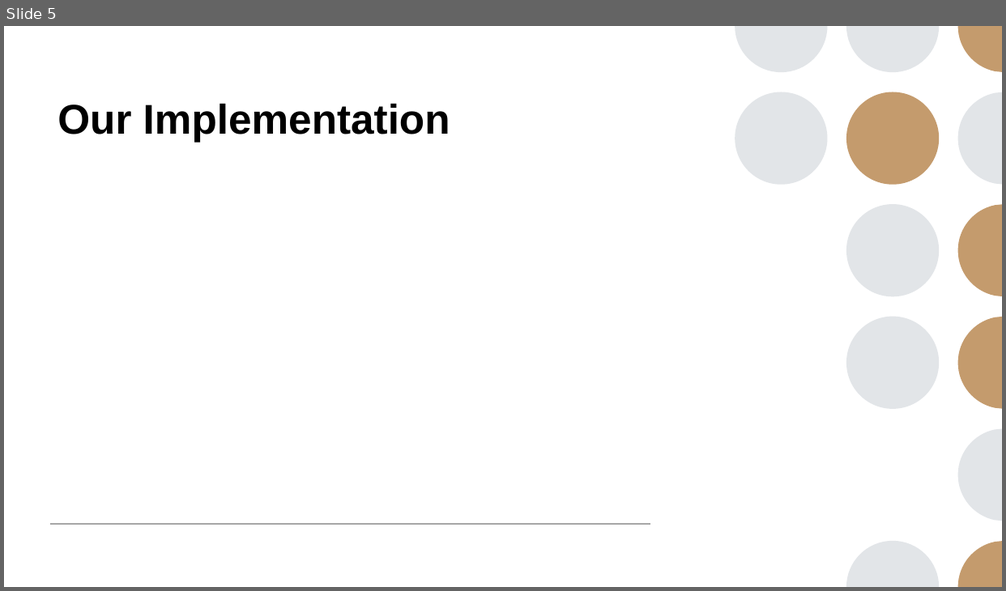
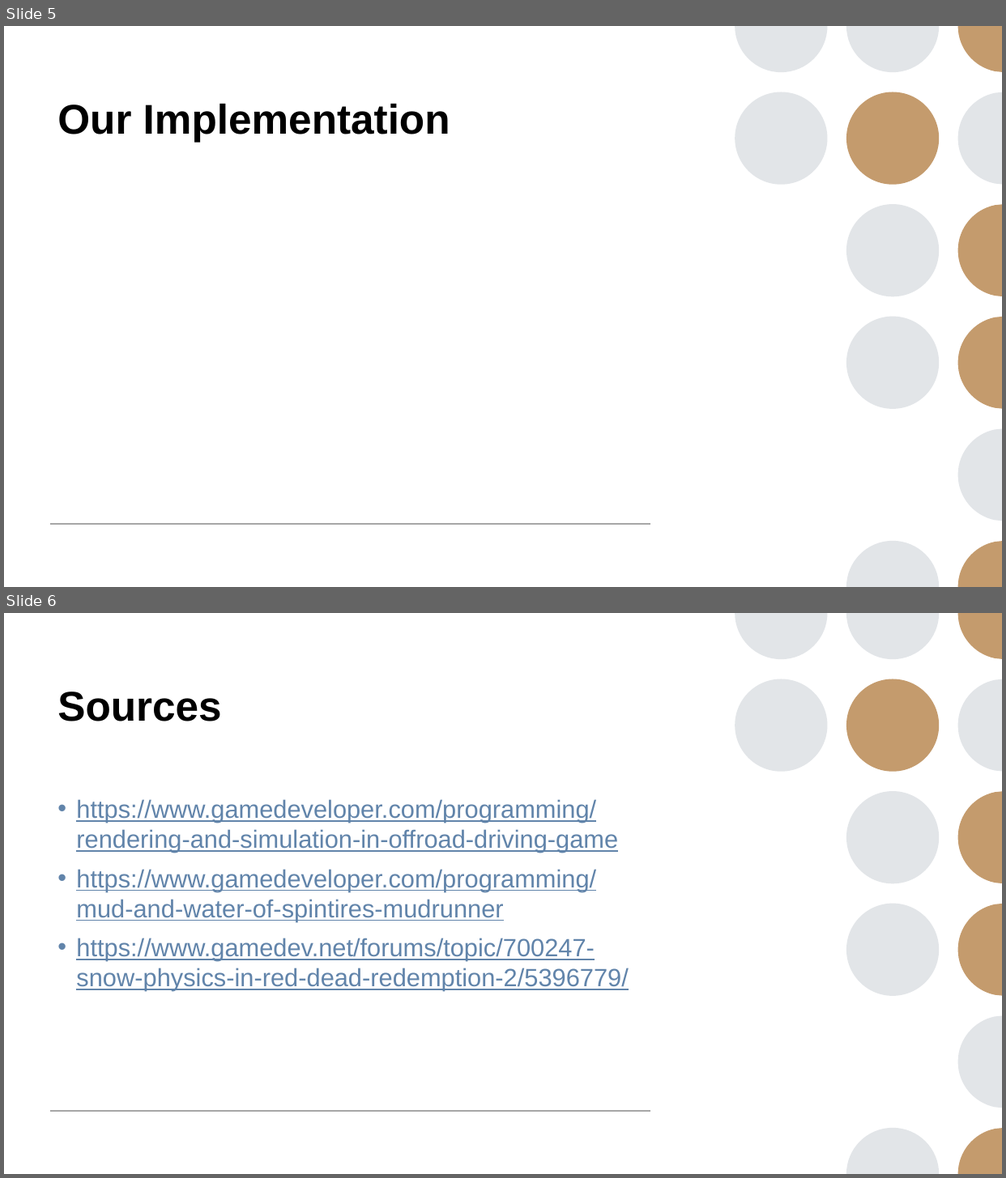
Before and after one commit to coltersnyder/CSCI-544-Final-Project, a slide deck: Final Presentation.pptx. Shown one above the other, each under a label of ours: slide 5 before the commit, slides 5 and 6 after it. The pictures are 1006x591 and 1006x1178 pixels, drawn with LibreOffice and Linux fonts; fonts in the diff are those of the drawing. Boxes give left, top, right and bottom in pixels: in the first picture for what was removed or moved away, otherwise in the second. Text is boxed around its words. In the diff, an @@ line names an element or a change of style, - is before the commit and + after.

Commit message:
Added sources/image
Added Image of Red Dead Redemption 2 and Sources for our Project

```diff
--- a/Final Presentation.pptx
+++ b/Final Presentation.pptx
@@ slide 6 added at bbox=[4, 613, 1002, 1174], background #FFFFFF; not listed: 14 template elements that a slide beside it also shows @@
@@ title added at bbox=[57, 692, 221, 722], 40 pt, text #000000, bold @@
+Sources
@@ text added at bbox=[76, 799, 628, 991], 24 pt, text #6184AA, underline @@
+• https://www.gamedeveloper.com/programming/rendering-and-simulation-in-offroad-driving-game
+• https://www.gamedeveloper.com/programming/mud-and-water-of-spintires-mudrunner
+• https://www.gamedev.net/forums/topic/700247-snow-physics-in-red-dead-redemption-2/5396779/
```
Also in this commit, not shown: 1 other slide added, 2 slides removed.
